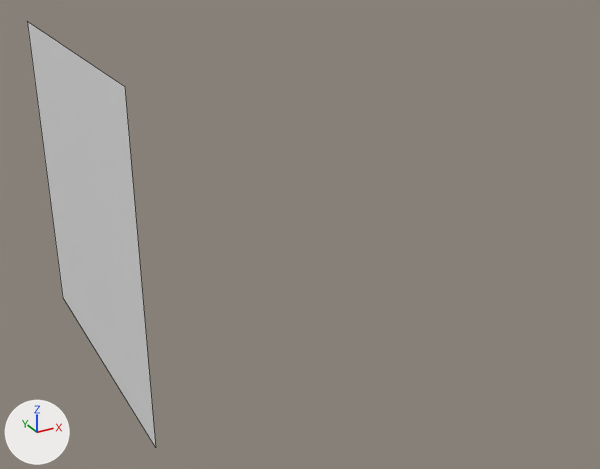
Before and after pictures for a commit that changed the Blender file scene/triangle/triangle.blend.
The view is the same before and after, from a 50 mm camera at (-1.09, -4.63, 1.9) aimed at (1.1, -0.64, -0.1). Every picture has the same lights, and +X, +Y and +Z are marked at lower left. Mesh edges are drawn as thin lines.

Before the edit, the objects in view are built like this:
```python
me_plane = bpy.data.meshes.new('Plane')
me_plane.from_pydata([(-1.0, -1.0, 0.0), (1.0, -1.0, 0.0), (-1.0, 1.0, 0.0), (1.0, 1.0, 0.0)], [], [(0, 1, 3, 2)])
ob_plane = bpy.data.objects.new('Plane', me_plane)
ob_plane.location = (0.0, 0.0, 0.0)
ob_plane.rotation_euler = (0.0, 1.571, 0.0)  # degrees (0, 90, 0)
```
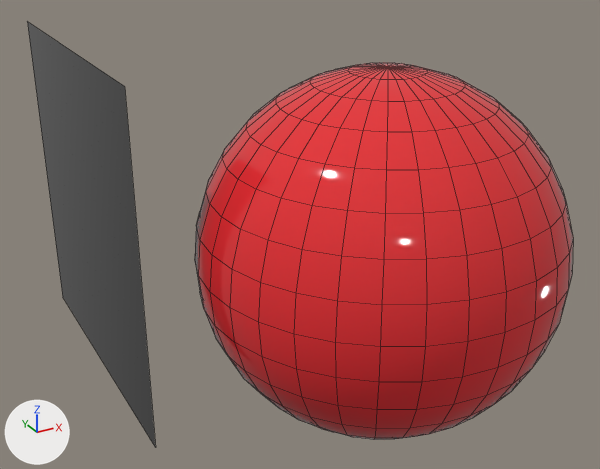
What differs and where, as boxes (x1, y1, x2, y2) in the pictures (600 x 469 px):
'Sphere', added (red): after (195, 63, 573, 440)
'Plane', recoloured: (27, 22, 156, 447) in both

What changed in the scene script:
```text
Add mat_material_001:
    mat_material_001 = principled_material('Material.001')
    mat_material_001.base_color = (0.0, 0.0, 0.0)  # black #000000
    mat_material_001.roughness = 0.0417
    mat_material_001.specular_ior_level = 1.0
Add mat_material_002:
    mat_material_002 = principled_material('Material.002')
    mat_material_002.base_color = (0.8, 0.0265, 0.0329)  # red #e72d33
    mat_material_002.roughness = 0.0625
    mat_material_002.anisotropic = 0.849
Change me_plane:
    where me_plane.from_pydata(...)  # 4 vertices, 1 face; spans x -1.0..1.0, y -1.0..1.0, z 0.0
    add me_plane.materials.append(mat_material_001)  # black #000000
Add me_sphere:
    me_sphere.from_pydata(...)  # a UV sphere (32 segments, 16 rings, poles along z) spanning x -1.0..1.0, y -1.0..1.0, z -1.0..1.0
    me_sphere.polygons.foreach_set('use_smooth', [True] * 512)
    me_sphere.materials.append(mat_material_002)  # red #e72d33
Add ob_sphere:
    ob_sphere = bpy.data.objects.new('Sphere', me_sphere)
    ob_sphere.location = (1.267, -1.235, 0.0)
```
